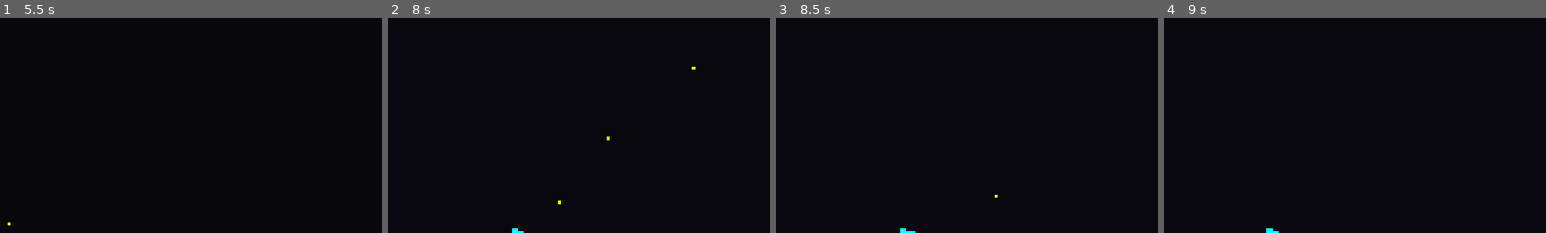
Above: before the commit, frames 1-4 (left to right).
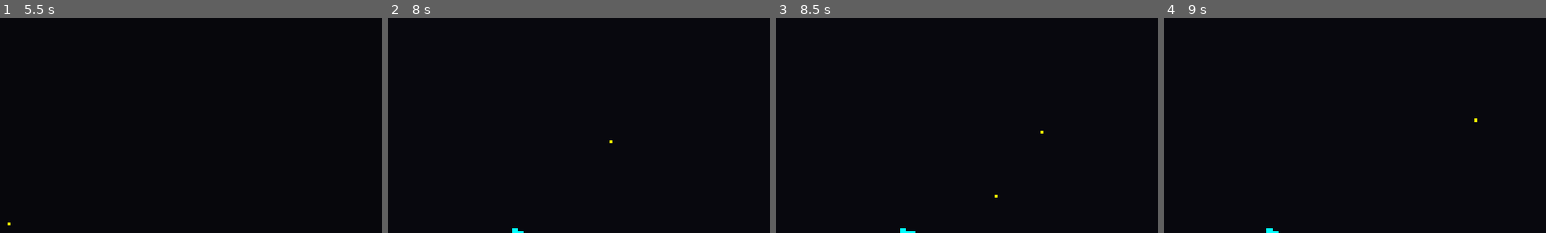
Above: after the commit, the same moments.

Repository: lzh9715/Vertical_Shooter
Game: Godot game, scene res://debug/BackpackTest.tscn
The game is run twice, just before and just after one commit, with the same random seed, the same clock (stepped at 60 frames per second) and the same inputs. This scene is started directly instead of the project's main scene.
Inputs (mouse positions are % of the whole screen's width and height, from its top left):
- Up to frame 1 (5.5 s): click "背包 [B]" at 0.5 s; click "关闭" at 1.25 s; click "商" at 2 s; click "离开商店" at 2.75 s; click "背包 [B]" at 3.5 s; click "关闭" at 4.25 s; click "战" at 5 s
- Up to frame 2 (8 s): tap Enter at 5.75, 7.25 s; move the mouse to (72, 45) at 5.77 s; hold D (move_right) 5.78-6.5 s; tap 1 at 5.85 s; click (72, 45) at 5.92 s; tap Space at 6.5 s; drag from (30, 55) to (44, 14) at 6.52 s; move the mouse to (60, 28) at 7.27 s; hold D (move_right) from 7.28 s (still down); tap 3 at 7.35 s
- Up to frame 3 (8.5 s): release D (move_right) at 8 s; drag from (45, 70) to (99, 50) at 8.02 s
- Up to frame 4 (9 s): move the mouse to (80, 65) at 8.77 s; hold A (move_left) from 8.78 s (still down); tap B at 8.85 s
The pictures show only the part of the screen within x 17-67%, y 0-50%; the shares and areas given below are measured in that part.

Frame 1 is identical in both runs. In frame 2, less than 0.1% of the frame differs, in the area x 44-81%, y 22-87%; in frame 3, less than 0.1%; in frame 4, less than 0.1%.

Commit message:
feat: 追踪目标轮换、穿透伤害递减与爆炸复用射弹伤害
- 追踪优先未命中目标，全部命中后排除上一命中目标
- 穿透改为总命中次数，每次命中按 80% 递减，最低 30%
- 爆炸模块不再拥有固定伤害，直接复用当前穿透命中的射弹伤害
- 增加目标轮换、伤害递减、爆炸伤害回归测试

Diff:
--- a/scripts/player/Bullet.gd
+++ b/scripts/player/Bullet.gd
@@ -5,12 +5,16 @@
 @export var is_homing := false
 @export var turn_speed := 5.0
 
-# 新增的属性
+# 穿透现在表示“这发子弹最多命中多少次”，不是“命中多少个不同目标”。
 @export var is_piercing := false
 @export var pierce_amount := 1
+@export var damage_falloff := 0.8
+@export var min_damage_ratio := 0.3
+@export var hit_cooldown := 0.08
+@export var target_retry_interval := 0.15
+
 @export var is_explosive := false
 @export var explosion_radius := 80.0
-@export var explosion_damage := 2
 
 ## 离开视野后的宽限时间（追踪弹可以在这段时间内折返）
 @export var offscreen_grace := 0.5
@@ -21,11 +25,20 @@
 var _lifetime := 0.0
 var _offscreen_time := 0.0
 var _spent := false
+var _base_damage := 1
+var _max_hits := 1
+var _hit_count := 0
 
-var pierced_enemies := [] # 记录已经打过的敌人，防止同一只怪被重复扣血
+var _target: Node2D = null
+var _last_hit_target: Node2D = null
+var _visited: Dictionary = {}
+var _hit_times: Dictionary = {}
+var _next_target_search := 0.0
 
 func _ready():
 	add_to_group("player_bullet")
+	_base_damage = maxi(damage, 1)
+	_max_hits = maxi(pierce_amount, 1) if is_piercing else 1
 	area_entered.connect(_on_area_entered)
 
 func _physics_process(delta):
@@ -35,9 +48,14 @@
 		return
 
 	if is_homing:
-		var target = _find_nearest_enemy()
-		if target:
-			var target_direction = (target.global_position - global_position).normalized()
+		if not _is_valid_target(_target):
+			_target = null
+		if _target == null and _lifetime >= _next_target_search:
+			_acquire_target()
+			if _target == null:
+				_next_target_search = _lifetime + target_retry_interval
+		if _target != null:
+			var target_direction = (_target.global_position - global_position).normalized()
 			var target_angle = target_direction.angle()
 			rotation = lerp_angle(rotation, target_angle, turn_speed * delta)
 
@@ -70,30 +88,81 @@
 	if _offscreen_time >= offscreen_grace:
 		queue_free()
 
+func _is_valid_target(candidate) -> bool:
+	return (
+		candidate != null
+		and is_instance_valid(candidate)
+		and not candidate.is_queued_for_deletion()
+		and candidate.is_in_group("enemy")
+	)
+
+## 优先选择本发子弹没命中过的目标；全部命中过后，再选择除上一目标外的最近目标。
+func _acquire_target() -> void:
+	_target = null
+	var enemies := get_tree().get_nodes_in_group("enemy")
+	var nearest_unvisited: Node2D = null
+	var nearest_unvisited_distance := INF
+	var nearest_other: Node2D = null
+	var nearest_other_distance := INF
+
+	for candidate in enemies:
+		if not _is_valid_target(candidate):
+			continue
+		var distance := global_position.distance_squared_to(candidate.global_position)
+		if not _visited.has(candidate):
+			if distance < nearest_unvisited_distance:
+				nearest_unvisited_distance = distance
+				nearest_unvisited = candidate
+		elif candidate != _last_hit_target:
+			if distance < nearest_other_distance:
+				nearest_other_distance = distance
+				nearest_other = candidate
+
+	if nearest_unvisited != null:
+		_target = nearest_unvisited
+	elif nearest_other != null:
+		_target = nearest_other
+
 func _on_area_entered(area):
 	if _spent or is_queued_for_deletion():
 		return
 
-	if area.is_in_group("enemy") and not area in pierced_enemies:
-		pierced_enemies.append(area)
-		# 先消耗弹体，再执行可能发出同步信号的伤害和爆炸逻辑。
-		if not is_piercing or pierced_enemies.size() >= maxi(pierce_amount, 1):
-			_spent = true
-			queue_free()
+	if area.is_in_group("enemy"):
+		if _hit_times.has(area) and _lifetime - float(_hit_times[area]) < hit_cooldown:
+			return
+		_hit_target(area)
 
-		if is_explosive:
-			explode()
+func _hit_target(area) -> void:
+	if _hit_count >= _max_hits:
+		return
 
-		# ← 原来这里是 area.queue_free()
-		if area.has_method("take_damage"):
-			area.take_damage(damage)
+	var multiplier := maxf(pow(damage_falloff, _hit_count), min_damage_ratio)
+	var hit_damage := maxi(1, roundi(float(_base_damage) * multiplier))
 
-func explode():
+	_hit_count += 1
+	_visited[area] = true
+	_last_hit_target = area
+	_hit_times[area] = _lifetime
+	# 下一次物理帧会重新选目标：优先未命中过的，全部命中后排除当前目标。
+	_target = null
+	_next_target_search = _lifetime
+
+	if is_explosive:
+		explode(hit_damage)
+
+	if area.has_method("take_damage"):
+		area.take_damage(hit_damage)
+
+	if not is_piercing or _hit_count >= _max_hits:
+		_spent = true
+		queue_free()
+
+func explode(explosion_damage: int):
 	AudioManager.play_sfx(&"explosion")
 	var enemies = get_tree().get_nodes_in_group("enemy")
 	for enemy in enemies:
 		# 本次直接命中的敌人已经单独结算过了，爆炸不再重复扣血
-		if enemy in pierced_enemies:
+		if _visited.has(enemy):
 			continue
 		if global_position.distance_to(enemy.global_position) <= explosion_radius:
 			if enemy.has_method("take_damage"):
@@ -112,15 +181,3 @@
 
 	# 0.1秒后销毁爆炸特效（跟随暂停）
 	get_tree().create_timer(0.1, false).timeout.connect(explosion_visual.queue_free)
-
-func _find_nearest_enemy():
-	var enemies = get_tree().get_nodes_in_group("enemy")
-	if enemies.is_empty(): return null
-	var nearest_enemy = null
-	var min_distance = INF
-	for enemy in enemies:
-		var distance = global_position.distance_squared_to(enemy.global_position)
-		if distance < min_distance:
-			min_distance = distance
-			nearest_enemy = enemy
-	return nearest_enemy
--- a/scripts/player/Player.gd
+++ b/scripts/player/Player.gd
@@ -150,7 +150,6 @@
 		"pierce": 1,
 		"explosive": false,
 		"radius": 0.0,
-		"explosion_damage": 0.0,
 		"damage_bonus": 0.0,
 	}
 
@@ -166,7 +165,6 @@
 			ItemDefinition.EffectType.EXPLOSION:
 				modifiers.explosive = true
 				modifiers.radius = card.effect_radius
-				modifiers.explosion_damage += card.effect_value
 			ItemDefinition.EffectType.DAMAGE:
 				modifiers.damage_bonus += card.effect_value
 
@@ -182,7 +180,6 @@
 	if modifiers.explosive:
 		effect.explosive = true
 		effect.radius = modifiers.radius
-		effect.explosion_damage = modifiers.explosion_damage
 
 func apply_overdraft(cost: float) -> bool:
 	if cost <= 0.0:
@@ -253,7 +250,6 @@
 		"pierce": spell.pierce_amount,
 		"explosive": spell.is_explosive,
 		"radius": spell.explosion_radius,
-		"explosion_damage": spell.explosion_damage,
 	}
 	_fire_volley(effect, 0)
 
@@ -268,7 +264,6 @@
 		"pierce": 1,
 		"explosive": false,
 		"radius": 0.0,
-		"explosion_damage": 0.0,
 	}
 
 	return effect
@@ -286,11 +281,6 @@
 		var crit := randf() < _stats.crit_chance()
 		var final_damage := base_damage * (_stats.crit_damage() if crit else 1.0)
 		bullet.damage = maxi(1, roundi(final_damage))
-
-		var explosion_base: float = (
-			float(effect.explosion_damage) + float(body_bonus) + _stats.damage_flat
-		) * (1.0 + _stats.damage_pct)
-		bullet.explosion_damage = maxi(0, roundi(explosion_base))
 
 		bullet.is_homing = effect.homing
 		bullet.is_piercing = effect.piercing
--- a/scripts/shop/ItemCatalog.gd
+++ b/scripts/shop/ItemCatalog.gd
@@ -223,7 +223,6 @@
 	var boom := _make_def(&"card_boom", "爆炸模块", ItemDefinition.Category.SPELL_CARD, 3, 50)
 	boom.spell_kind = ItemDefinition.SpellKind.MODULE
 	boom.effect_type = ItemDefinition.EffectType.EXPLOSION
-	boom.effect_value = 32.0
 	boom.effect_radius = 100.0
 	boom.mana_cost = 18
 	boom.cast_interval = 0.12
--- a/tests/p1_regressions.gd
+++ b/tests/p1_regressions.gd
@@ -33,6 +33,9 @@
 		"test_enemy_rewards_once",
 		"test_nonpiercing_overlap",
 		"test_piercing_overlap_limit",
+		"test_pierce_damage_falloff",
+		"test_homing_target_priority",
+		"test_explosion_uses_projectile_damage",
 		"test_explosion_once",
 		"test_clear_then_death",
 		"test_death_then_clear",
@@ -120,7 +123,7 @@
 	await process_frame
 	var hits := 0
 	for enemy in enemies:
-		if enemy.hp == 90:
+		if enemy.hp < enemy.max_hp:
 			hits += 1
 	_expect(hits == expected_hits, "overlapping enemies: expected %d hits, got %d" % [expected_hits, hits])
 	_expect(not is_instance_valid(bullet), "consumed bullet must be freed")
@@ -131,6 +134,69 @@
 
 func test_piercing_overlap_limit() -> bool:
 	return await _check_overlap(true, 2, 2)
+
+func test_pierce_damage_falloff() -> bool:
+	var enemies: Array = []
+	for i in range(2):
+		enemies.append(_enemy(Vector2(1000 + i * 50, 1000)))
+	var bullet = _bullet_scene.instantiate()
+	bullet.position = Vector2(1000, 1000)
+	bullet.damage = 10
+	bullet.is_piercing = true
+	bullet.pierce_amount = 2
+	current_scene.add_child(bullet)
+	bullet._hit_target(enemies[0])
+	bullet._hit_target(enemies[1])
+	_expect(enemies[0].hp == 90, "first pierce hit must deal full damage")
+	_expect(enemies[1].hp == 92, "second pierce hit must use 80% falloff")
+	_expect(bullet.is_queued_for_deletion(), "bullet must be consumed after its hit budget")
+	return true
+
+func test_homing_target_priority() -> bool:
+	var first = _enemy(Vector2(1000, 1000))
+	var second = _enemy(Vector2(1200, 1000))
+	var third = _enemy(Vector2(1400, 1000))
+	var bullet = _bullet_scene.instantiate()
+	bullet.position = Vector2(1000, 1000)
+	bullet.is_homing = true
+	bullet.is_piercing = true
+	bullet.pierce_amount = 3
+	current_scene.add_child(bullet)
+
+	bullet._acquire_target()
+	_expect(bullet._target == first, "homing must start with the nearest target")
+	bullet._hit_target(first)
+	bullet._acquire_target()
+	_expect(bullet._target == second, "after a hit, homing must prefer an unvisited target")
+	bullet._hit_target(second)
+	bullet._visited[third] = true
+	bullet._last_hit_target = second
+	bullet._acquire_target()
+	_expect(bullet._target == first, "after all targets are visited, homing must exclude the previous target")
+	return true
+
+func test_explosion_uses_projectile_damage() -> bool:
+	var first = _enemy(Vector2(1000, 1000))
+	var second = _enemy(Vector2(1050, 1000))
+	var bullet = _bullet_scene.instantiate()
+	bullet.position = Vector2(1000, 1000)
+	bullet.speed = 0.0
+	bullet.damage = 10
+	bullet.is_explosive = true
+	bullet.explosion_radius = 100.0
+	bullet.is_piercing = true
+	bullet.pierce_amount = 2
+	current_scene.add_child(bullet)
+
+	bullet._hit_target(first)
+	_expect(first.hp == 90, "direct hit must use projectile damage")
+	_expect(second.hp == 90, "explosion must reuse the current projectile damage")
+
+	bullet._hit_target(first)
+	_expect(first.hp == 82, "second direct hit must use 80% falloff")
+	_expect(second.hp == 82, "explosion must also use the fallen-off damage")
+	_expect(bullet.is_queued_for_deletion(), "bullet must be consumed after its hit budget")
+	return true
 
 func test_explosion_once() -> bool:
 	var first = _enemy(Vector2(1000, 1000))
Not shown, added: tests/p1_regressions.gd.uid
Not shown, added: tests/p2_regressions.gd.uid
